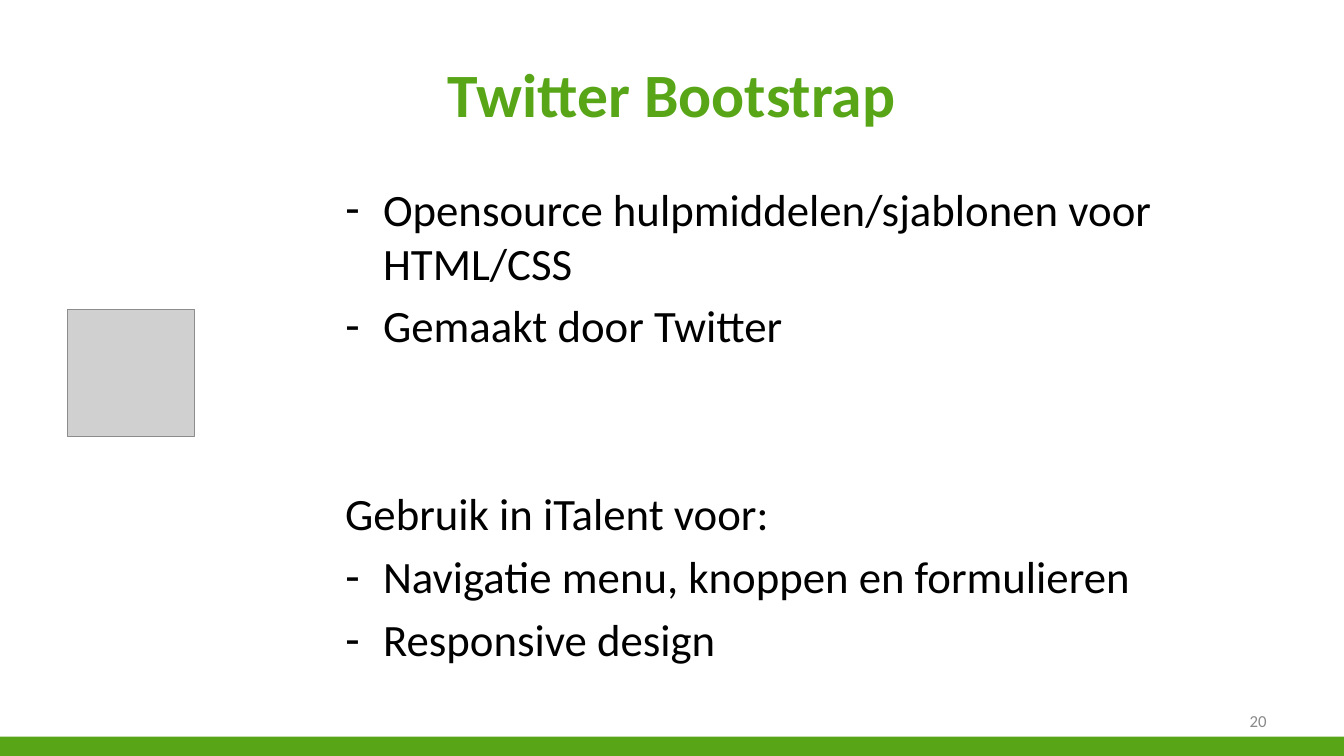
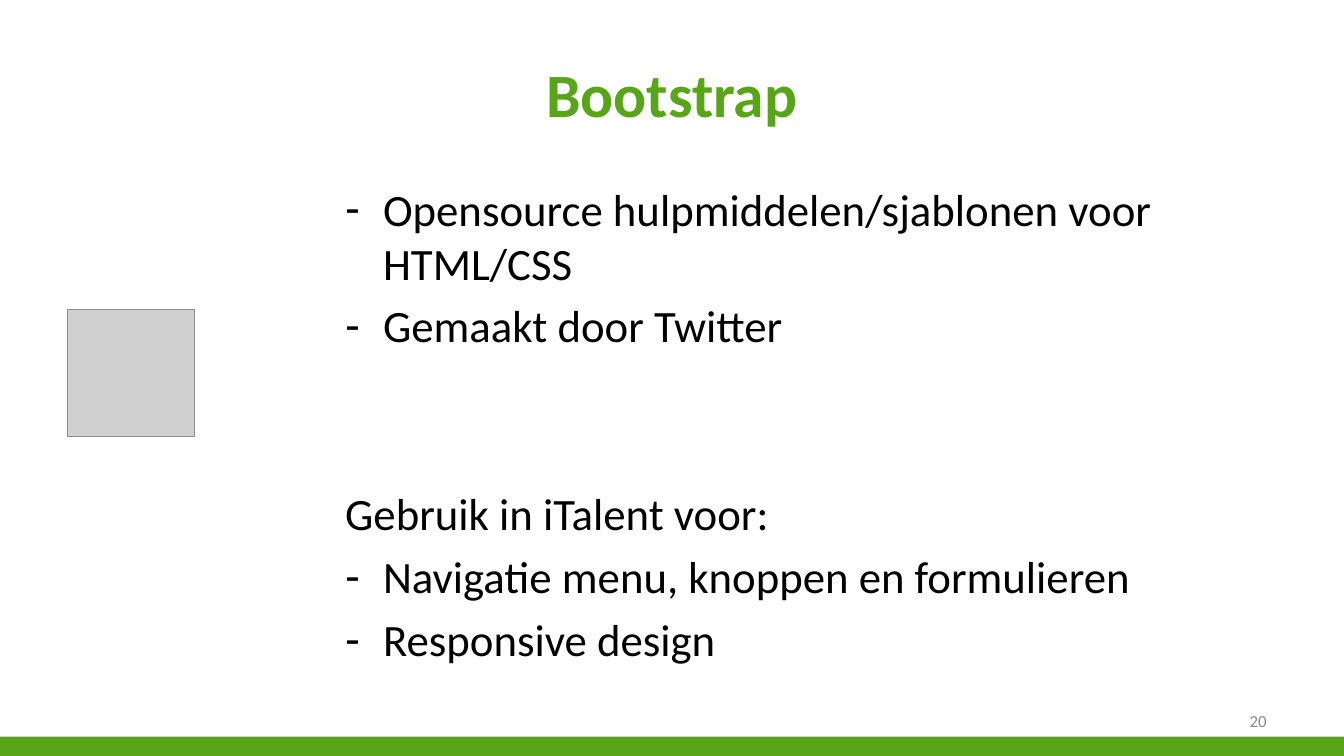
Before and after one commit to niekvandael/iTalent, a slide deck: slide 20 of italent/documents/Presentatie/Presentatie.pptx. Drawn at 1344x756 pixels with LibreOffice and Linux fonts; fonts in the diff are those of the drawing; grey boxes stand for pictures; background and template pictures are left out. Boxes give left, top, right and bottom in pixels: in the first picture for what was removed or moved away, otherwise in the second. Text is boxed around its words. In the diff, an @@ line names an element or a change of style, - is before the commit and + after.

```diff
--- a/italent/documents/Presentatie/Presentatie.pptx
+++ b/italent/documents/Presentatie/Presentatie.pptx
@@ title at [546,77,797,127]: text changed @@
-Twitter Bootstrap
+Bootstrap
```
Also in this commit, not shown: 6 other slides changed, 2 slides added, 9 slides removed, 2 other files.
